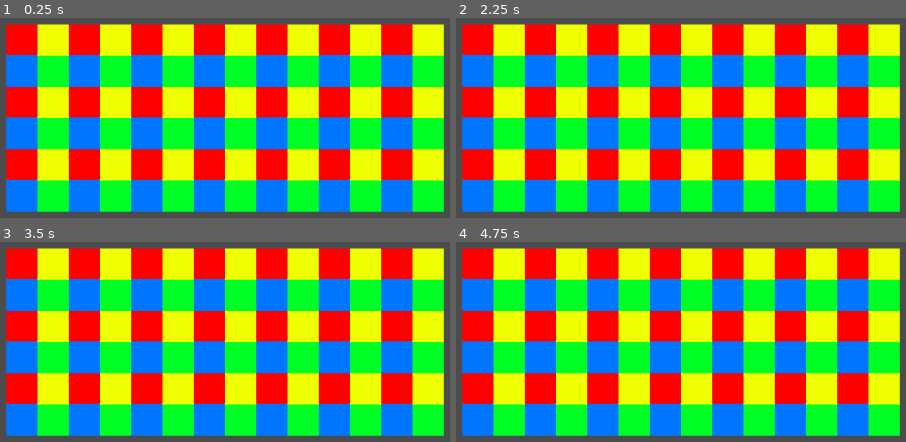
Above: before the commit, frames 1-4 (two rows, left to right).
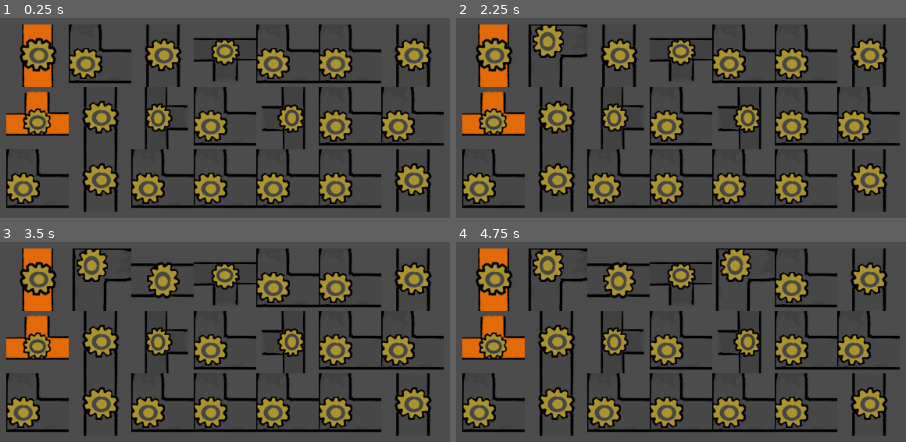
Above: after the commit, the same moments.

Repository: EltonCN/Esfera-do-Passado
Game: Godot game, scene res://Cenas/Dungeon2/Dungeon2_1.tscn
The game is run twice, just before and just after one commit, with the same random seed, the same clock (stepped at 60 frames per second) and the same inputs. This scene is started directly instead of the project's main scene.
Inputs (mouse positions are in pixels of both pictures, inside the frame that each line leads up to):
- Up to frame 1 (0.25 s): no input
- Up to frame 2 (2.25 s): tap Enter at 0.5 s; click (492, 56) at 1.27 s; click (555, 56) at 2 s
- Up to frame 3 (3.5 s): click (162, 280) at 2.75 s
- Up to frame 4 (4.75 s): click (744, 280) at 3.5 s; click (681, 280) at 4.27 s

The runs differ from the first frame. In frame 1, 91% of the frame differs, in the area x 1-99%, y 3-97%; in frame 2, 91%; in frame 3, 91%; in frame 4, 91%.
Error before the commit: Invalid get index 'estado' (on base: 'Nil'). (res://Script/Cano.gd:27)

Commit message:
Mecânica dos canos pronta e funcional
Falta sprites

Diff:
--- a/Projeto1/Cenas/Dungeon2/Dungeon2_1.tscn
+++ b/Projeto1/Cenas/Dungeon2/Dungeon2_1.tscn
@@ -24,7 +24,7 @@
 [node name="Cano0_0" type="TextureButton" parent="Canos_lava"]
 margin_right = 80.0
 margin_bottom = 80.0
-rect_pivot_offset = Vector2( 20.1016, 20 )
+rect_pivot_offset = Vector2( 40, 40 )
 texture_normal = ExtResource( 1 )
 script = ExtResource( 3 )
 __meta__ = {
@@ -35,7 +35,7 @@
 margin_left = 84.0
 margin_right = 164.0
 margin_bottom = 80.0
-rect_pivot_offset = Vector2( 20.1016, 20 )
+rect_pivot_offset = Vector2( 40, 40 )
 texture_normal = ExtResource( 1 )
 script = ExtResource( 3 )
 __meta__ = {
@@ -46,7 +46,7 @@
 margin_left = 168.0
 margin_right = 248.0
 margin_bottom = 80.0
-rect_pivot_offset = Vector2( 20.1016, 20 )
+rect_pivot_offset = Vector2( 40, 40 )
 texture_normal = ExtResource( 1 )
 script = ExtResource( 3 )
 __meta__ = {
@@ -57,7 +57,7 @@
 margin_left = 252.0
 margin_right = 332.0
 margin_bottom = 80.0
-rect_pivot_offset = Vector2( 20.1016, 20 )
+rect_pivot_offset = Vector2( 40, 40 )
 texture_normal = ExtResource( 1 )
 script = ExtResource( 3 )
 __meta__ = {
@@ -68,7 +68,7 @@
 margin_left = 336.0
 margin_right = 416.0
 margin_bottom = 80.0
-rect_pivot_offset = Vector2( 20.1016, 20 )
+rect_pivot_offset = Vector2( 40, 40 )
 texture_normal = ExtResource( 1 )
 script = ExtResource( 3 )
 __meta__ = {
@@ -79,7 +79,7 @@
 margin_left = 420.0
 margin_right = 500.0
 margin_bottom = 80.0
-rect_pivot_offset = Vector2( 20.1016, 20 )
+rect_pivot_offset = Vector2( 40, 40 )
 texture_normal = ExtResource( 1 )
 script = ExtResource( 3 )
 __meta__ = {
@@ -90,7 +90,7 @@
 margin_left = 504.0
 margin_right = 584.0
 margin_bottom = 80.0
-rect_pivot_offset = Vector2( 20.1016, 20 )
+rect_pivot_offset = Vector2( 40, 40 )
 texture_normal = ExtResource( 1 )
 script = ExtResource( 3 )
 __meta__ = {
@@ -101,7 +101,7 @@
 margin_top = 84.0
 margin_right = 80.0
 margin_bottom = 164.0
-rect_pivot_offset = Vector2( 20.1016, 20 )
+rect_pivot_offset = Vector2( 40, 40 )
 texture_normal = ExtResource( 1 )
 script = ExtResource( 3 )
 __meta__ = {
@@ -113,7 +113,7 @@
 margin_top = 84.0
 margin_right = 164.0
 margin_bottom = 164.0
-rect_pivot_offset = Vector2( 20.1016, 20 )
+rect_pivot_offset = Vector2( 40, 40 )
 texture_normal = ExtResource( 1 )
 script = ExtResource( 3 )
 __meta__ = {
@@ -125,7 +125,7 @@
 margin_top = 84.0
 margin_right = 248.0
 margin_bottom = 164.0
-rect_pivot_offset = Vector2( 20.1016, 20 )
+rect_pivot_offset = Vector2( 40, 40 )
 texture_normal = ExtResource( 1 )
 script = ExtResource( 3 )
 __meta__ = {
@@ -137,7 +137,7 @@
 margin_top = 84.0
 margin_right = 332.0
 margin_bottom = 164.0
-rect_pivot_offset = Vector2( 20.1016, 20 )
+rect_pivot_offset = Vector2( 40, 40 )
 texture_normal = ExtResource( 1 )
 script = ExtResource( 3 )
 __meta__ = {
@@ -149,7 +149,7 @@
 margin_top = 84.0
 margin_right = 416.0
 margin_bottom = 164.0
-rect_pivot_offset = Vector2( 20.1016, 20 )
+rect_pivot_offset = Vector2( 40, 40 )
 texture_normal = ExtResource( 1 )
 script = ExtResource( 3 )
 __meta__ = {
@@ -161,7 +161,7 @@
 margin_top = 84.0
 margin_right = 500.0
 margin_bottom = 164.0
-rect_pivot_offset = Vector2( 20.1016, 20 )
+rect_pivot_offset = Vector2( 40, 40 )
 texture_normal = ExtResource( 1 )
 script = ExtResource( 3 )
 __meta__ = {
@@ -173,7 +173,7 @@
 margin_top = 84.0
 margin_right = 584.0
 margin_bottom = 164.0
-rect_pivot_offset = Vector2( 20.1016, 20 )
+rect_pivot_offset = Vector2( 40, 40 )
 texture_normal = ExtResource( 1 )
 script = ExtResource( 3 )
 __meta__ = {
@@ -184,7 +184,7 @@
 margin_top = 168.0
 margin_right = 80.0
 margin_bottom = 248.0
-rect_pivot_offset = Vector2( 20.1016, 20 )
+rect_pivot_offset = Vector2( 40, 40 )
 texture_normal = ExtResource( 1 )
 script = ExtResource( 3 )
 __meta__ = {
@@ -196,7 +196,7 @@
 margin_top = 168.0
 margin_right = 164.0
 margin_bottom = 248.0
-rect_pivot_offset = Vector2( 20.1016, 20 )
+rect_pivot_offset = Vector2( 40, 40 )
 texture_normal = ExtResource( 1 )
 script = ExtResource( 3 )
 __meta__ = {
@@ -208,7 +208,7 @@
 margin_top = 168.0
 margin_right = 248.0
 margin_bottom = 248.0
-rect_pivot_offset = Vector2( 20.1016, 20 )
+rect_pivot_offset = Vector2( 40, 40 )
 texture_normal = ExtResource( 1 )
 script = ExtResource( 3 )
 __meta__ = {
@@ -220,7 +220,7 @@
 margin_top = 168.0
 margin_right = 332.0
 margin_bottom = 248.0
-rect_pivot_offset = Vector2( 20.1016, 20 )
+rect_pivot_offset = Vector2( 40, 40 )
 texture_normal = ExtResource( 1 )
 script = ExtResource( 3 )
 __meta__ = {
@@ -232,7 +232,7 @@
 margin_top = 168.0
 margin_right = 416.0
 margin_bottom = 248.0
-rect_pivot_offset = Vector2( 20.1016, 20 )
+rect_pivot_offset = Vector2( 40, 40 )
 texture_normal = ExtResource( 1 )
 script = ExtResource( 3 )
 __meta__ = {
@@ -244,7 +244,7 @@
 margin_top = 168.0
 margin_right = 500.0
 margin_bottom = 248.0
-rect_pivot_offset = Vector2( 20.1016, 20 )
+rect_pivot_offset = Vector2( 40, 40 )
 texture_normal = ExtResource( 1 )
 script = ExtResource( 3 )
 __meta__ = {
@@ -256,7 +256,7 @@
 margin_top = 168.0
 margin_right = 584.0
 margin_bottom = 248.0
-rect_pivot_offset = Vector2( 20.1016, 20 )
+rect_pivot_offset = Vector2( 40, 40 )
 texture_normal = ExtResource( 1 )
 script = ExtResource( 3 )
 __meta__ = {
--- a/Projeto1/Script/Cano.gd
+++ b/Projeto1/Script/Cano.gd
@@ -9,15 +9,38 @@
 var dir = 0
 var baixo = 0
 
+var vazio = null
+var lava
+
 # Called when the node enters the scene tree for the first time.
 func _ready():
 	l = self.name[4]
 	c = self.name[6]
 
+	l = int(l)
+	c = int(c)
+
+	pai = get_parent()
+
+
 	pass # Replace with function body.
 
 # Called every frame. 'delta' is the elapsed time since the previous frame.
 func _process(delta):
+	if(vazio == null):
+		#Atualiza para quais direções existe fluxo
+		if(abs(pai.estado[l][c]) == 1): #Reto
+			vazio = load("res://Sprite/Cano_Reto.png")
+			lava = load("res://Sprite/Cano_RetoL.png")
+		elif(abs(pai.estado[l][c]) == 2): #Curvo
+			vazio = load("res://Sprite/Cano_Curva.png")
+			lava = load("res://Sprite/Cano_CurvaL.png")
+		else: #Triplo
+			vazio = load("res://Sprite/Cano_Triplo.png")
+			lava = load("res://Sprite/Cano_TriploL.png")
+
+
+
 	cima = 0
 	baixo = 0
 	esq = 0
@@ -33,35 +56,42 @@
 			dir = 1
 	elif(abs(pai.estado[l][c]) == 2): #Curvo
 		if(pai.rot[l][c] == 0):
+			cima = 1
 			dir = 1
-			baixo = 1
 		elif(pai.rot[l][c] == 90):
 			baixo = 1
-			esq = 1
+			dir = 1
 		elif(pai.rot[l][c] == 180):
 			esq = 1
-			cima = 1
+			baixo = 1
 		else:
 			cima = 1
-			dir = 1
+			esq = 1
 	else: #Triplo
 		if(pai.rot[l][c] == 0):
 			cima = 1
 			dir = 1
-			baixo = 1
+			esq = 1
 		elif(pai.rot[l][c] == 90):
-			esq = 1
+			cima = 1
 			baixo = 1
 			dir = 1
 		elif(pai.rot[l][c] == 180):
-			cima = 1
+			dir = 1
 			baixo = 1
 			esq = 1
 		else:
 			cima = 1
-			dir = 1
+			baixo = 1
 			esq = 1
 
+	#Atualiza a textura
+	if(pai.estado[l][c]>0):
+		set_normal_texture(vazio)
+	else:
+		set_normal_texture(lava)
+
+	set_rotation((pai.rot[l][c])*PI/180)
 
 func _on_Cano_pressed():
 	pai.rot[l][c] += 90
@@ -70,4 +100,5 @@
 		pai.rot[l][c] = 0
 		pass
 
+
 	pass # Replace with function body.
--- a/Projeto1/Script/Canos_lava.gd
+++ b/Projeto1/Script/Canos_lava.gd
@@ -5,12 +5,11 @@
 # var a = 2
 # var b = "text"
 
-var estado = []
+var estado = [[0,0,0,0,0,0,0],[0,0,0,0,0,0,0],[0,0,0,0,0,0,0]]
 var rot = []
-var sprite = [load("res://Sprite/Prova_Cano"),load("res://Sprite/Prova_Cano"),load("res://Sprite/Prova_Cano")]
 
 func atualiza(l,c):
-	if(estado < 0):
+	if(estado[l][c] < 0):
 		return
 
 	estado[l][c] *= -1
@@ -19,21 +18,28 @@
 
 	if(cano.cima == 1):
 		if(l-1>=0):
-			atualiza(l-1,c)
+			if(get_node("Cano"+str(l-1)+"_"+str(c)).baixo == 1):
+				atualiza(l-1,c)
 
 	if(cano.baixo == 1):
 		if(l+1<=2):
-			atualiza(l+1,c)
+			if(get_node("Cano"+str(l+1)+"_"+str(c)).cima == 1):
+				atualiza(l+1,c)
 
 	if(cano.esq == 1):
 		if(c-1>=0):
-			atualiza(l,c-1)
+			if(get_node("Cano"+str(l)+"_"+str(c-1)).dir == 1):
+				atualiza(l,c-1)
 
 	if(cano.dir == 1):
 		if(c+1<=6):
-			atualiza(l,c+1)
+			if(get_node("Cano"+str(l)+"_"+str(c+1)).esq == 1):
+				atualiza(l,c+1)
 
 	pass
+
+func disable(l, c):
+	get_node("Cano"+str(l)+"_"+str(c)).set_disabled(true)
 
 func atualiza_lava():
 	for i in range(3):
@@ -52,6 +58,7 @@
 	add_constant_override("hseparation", 0)
 	add_constant_override("vseparation", 0)
 
+
 	for i in range(3):
 		estado.append([])
 		rot.append([])
@@ -63,32 +70,43 @@
 
 
 	estado[0][0] = 1
-	estado[0][1] = 1
+	estado[0][1] = 2
 	estado[0][2] = 1
-	estado[0][3] = 1
-	estado[0][4] = 1
-	estado[0][5] = 1
+	estado[0][3] = 3
+	estado[0][4] = 2
+	estado[0][5] = 2
 	estado[0][6] = 1
 
-	estado[1][0] = 1
+	estado[1][0] = 3
 	estado[1][1] = 1
-	estado[1][2] = 1
-	estado[1][3] = 1
-	estado[1][4] = 1
-	estado[1][5] = 1
-	estado[1][6] = 1
+	estado[1][2] = 3
+	estado[1][3] = 2
+	estado[1][4] = 3
+	estado[1][5] = 2
+	estado[1][6] = 2
 
-	estado[2][0] = 1
+	estado[2][0] = 2
 	estado[2][1] = 1
-	estado[2][2] = 1
-	estado[2][3] = 1
-	estado[2][4] = 1
-	estado[2][5] = 1
+	estado[2][2] = 2
+	estado[2][3] = 2
+	estado[2][4] = 2
+	estado[2][5] = 2
 	estado[2][6] = 1
+
+	disable(1,2)
+	disable(0,0)
+	disable(1,4)
+	disable(2,6)
+	disable(0,3)
+
+	rot[1][2] = 90
+	rot[0][3] = 180
+	rot[1][4] = 270
 
 	pass # Replace with function body.
 
 
 # Called every frame. 'delta' is the elapsed time since the previous frame.
-#func _process(delta):
-#	pass
+func _process(delta):
+	atualiza_lava()
+	pass
Binary file added: Projeto1/Sprite/Cano_Curva.png
Not shown, added: Projeto1/Sprite/Cano_Curva.png.import
Binary file added: Projeto1/Sprite/Cano_CurvaL.png
Not shown, added: Projeto1/Sprite/Cano_CurvaL.png.import
Binary file added: Projeto1/Sprite/Cano_Reto.png
Not shown, added: Projeto1/Sprite/Cano_Reto.png.import
Binary file added: Projeto1/Sprite/Cano_RetoL.png
Not shown, added: Projeto1/Sprite/Cano_RetoL.png.import
Binary file added: Projeto1/Sprite/Cano_Triplo.png
Not shown, added: Projeto1/Sprite/Cano_Triplo.png.import
Binary file added: Projeto1/Sprite/Cano_TriploL.png
Not shown, added: Projeto1/Sprite/Cano_TriploL.png.import
